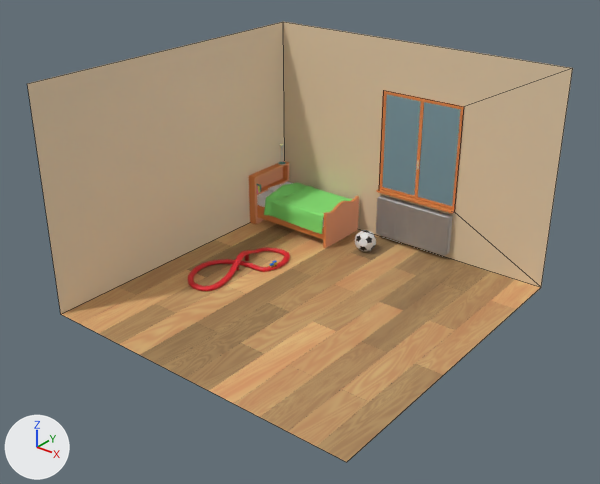
Before and after pictures for a commit that changed the Blender file Assets/Art/Models/Chambre_clean.blend.
Camera for both pictures: a 50 mm lens placed at (7.83, -10.01, 7.29), pointed at (0.08, -0.32, 1.29). Every picture has the same lights, and +X, +Y and +Z are marked at lower left. Mesh edges are drawn as thin lines on the coarser meshes.

The first picture shows 'Couverture', 'Fenêtre', 'Lit', 'Murs', 'Parquer', 'Radiateur', 'Rouge(pisteTrainà'.
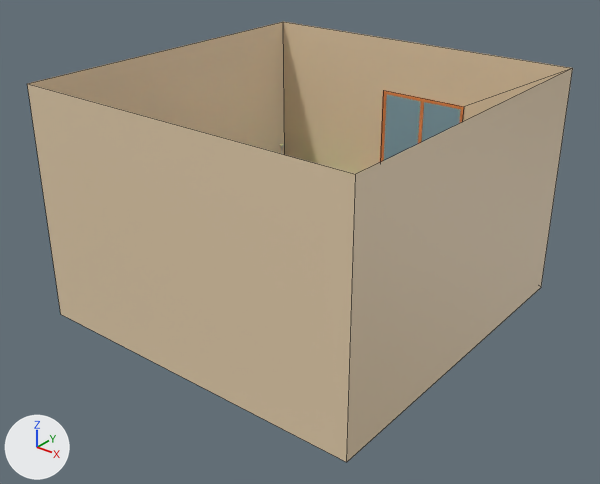
The change in detail:
me_plane has 10 vertices, 3 faces and spans x -1.0..1.0, y -1.0..1.0, z 0.0..2.0.
me_plane is used by ob_murs; location (0.0, 0.0, 0.0); scale (3.0, 3.0, 2.0).
Verts and faces of me_plane; kept vertices keep their numbers, new ones are numbered from 10.
Before the commit, vertices of me_plane: 0 (-1.0, -1.0, 0.0) at pixel (60, 314), 2 (1.0, 1.0, 0.0) at pixel (541, 287), 3 (-1.0, -1.0, 2.0) at pixel (27, 83), 5 (1.0, 1.0, 2.0) at pixel (572, 68).
Part 1, on me_plane:
New vertex 10 is at (1.0, -1.0, 0.0), pixel (346, 462).
New vertex 11 is at (1.0, -1.0, 2.0), pixel (355, 174).
New faces: (2, 10, 11, 5), (0, 3, 11, 10).

Location of each change, (x1, y1, x2, y2) in pixels of the pictures (600 x 484 px):
'Murs', reshaped (50% taller): before (27, 21, 573, 314); after (27, 21, 573, 462)
part 1 of me_plane, added (beige): after (27, 68, 573, 462)
'Parquer', unchanged, covered by the edit: before (61, 220, 541, 462)
'Radiateur', unchanged, covered by the edit: before (376, 195, 453, 256)
'Lit', unchanged, covered by the edit: before (249, 161, 359, 249)
'Couverture', unchanged, covered by the edit: before (264, 183, 353, 234)
